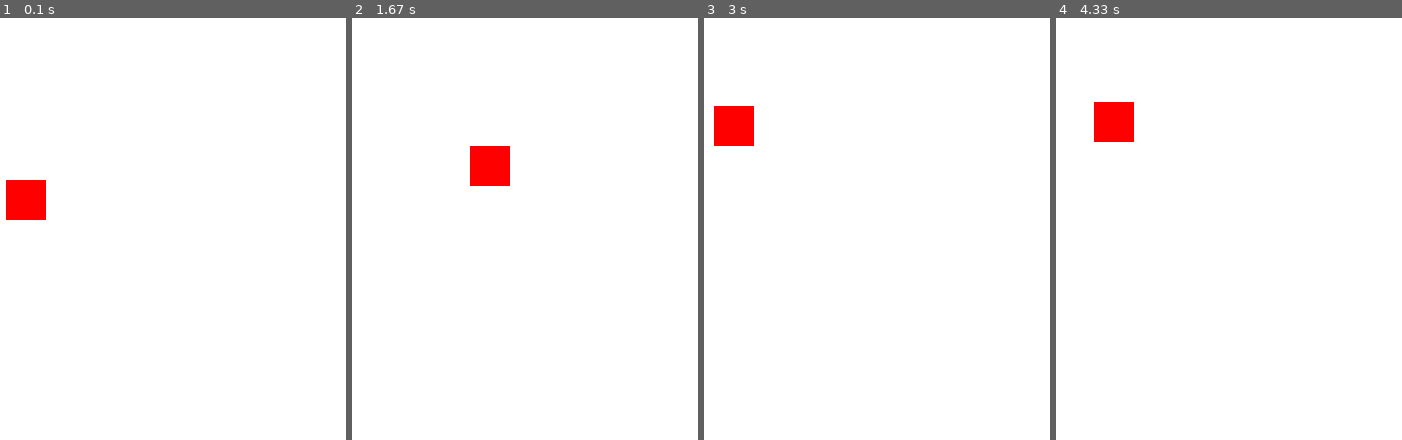
Above: before the commit, frames 1-4 (left to right).
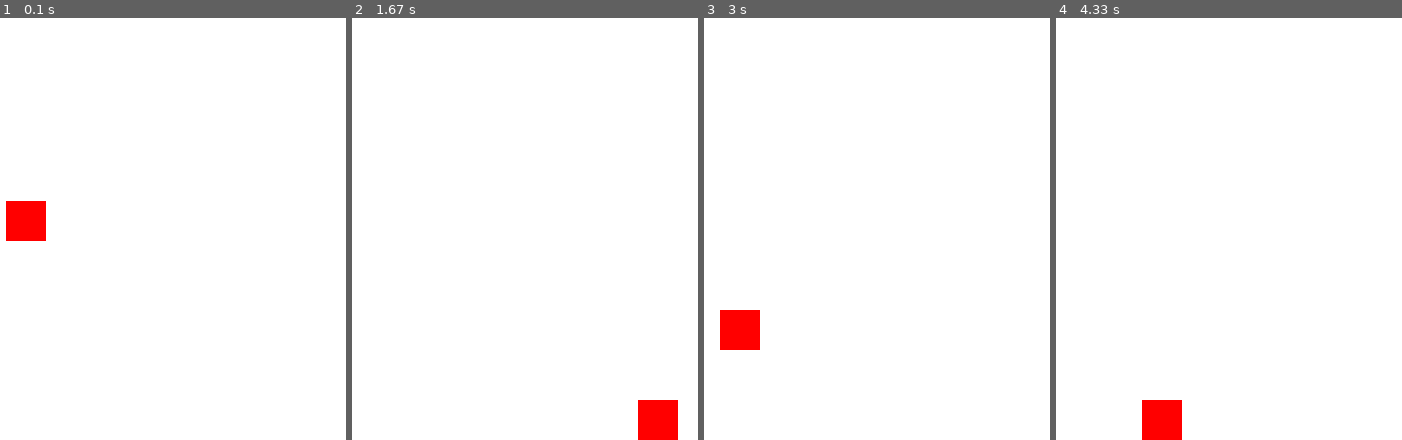
Above: after the commit, the same moments.

Repository: Teedu/Warehouse_Getaway
Game: pygame game, started from Pygame_basic.py
Two runs of this game, one before a commit and one after it. Both use one fixed random seed, a clock stepped at 60 frames per second and the inputs below.
Inputs:
- Up to frame 1 (0.1 s): no input
- Up to frame 2 (1.67 s): hold Right 0.33-0.8 s; hold Up 0.83-1.13 s; hold Right 1.17-1.63 s
- Up to frame 3 (3 s): hold Left 1.67-2.2 s; hold Left 2.23-2.63 s; hold Up from 2.67 s (still down)
- Up to frame 4 (4.33 s): release Up at 3.03 s; hold Right 3.07-3.7 s; hold Left 3.73-4.2 s; hold Right from 4.23 s (still down)

The runs differ from the first frame. In frame 1, 1.2% of the frame differs, in the area x 1-14%, y 38-53%; in frame 2, 2.2%, in the area x 34-95%, y 30-100%; in frame 3, 2.2%; in frame 4, 2.2%.

Commit message:
Update Pygame_basic.py

Diff:
--- a/Pygame_basic.py
+++ b/Pygame_basic.py
@@ -8,57 +8,59 @@
         self.x =sx/2
         self.y= sy/2
 
-    def draw(self): # joonistab tegelase
+    def draw(self):
         pygame.draw.rect(aken,[255,0,0],[ self.x-20, self.y-20, 40, 40],0)
 
-    def tp(self): # peatab aknast välja mineku
-        if self.x <20:
-            self.x = 20
-        if self.x >sx - 20:
-            self.x = sx-20
-        if self.y <20:
-            self.y = 20
-        if self.y >sy-20:
-            self.y = sy-20
+    def tp(self):
+        if self.x <0:
+            self.x = 640
+        if self.x >640:
+            self.x = 0
+        if self.y >460:
+            self.y = 460
 
-    def update(self,vx,vy): # liikutab tegelast
+    def update(self,vx,vy):
         self.x += vx
         self.y += vy
 
+
 pygame.init()
 
-aken = pygame.display.set_mode([sx,sy]) # teeb akna
+aken = pygame.display.set_mode([sx,sy])
 
-tüüp = Ruut() # teeb tegelase
-VX=0 # x telje kiirus
-VY=0 # y telje kiirus
-XL=2 # kui kiiresti liigub
+tüüp = Ruut()
+VX=0
+VY=0
+XL=5
+
+
+jump=True
+
 
 töötab=True
 
 while töötab:
+    if tüüp.y == 460:
+        jump=False
     for e in pygame.event.get():
-        if e.type == pygame.QUIT: # lülitub välja korralikult kui kinni pannakse
+        if e.type == pygame.QUIT:
             töötab = False
         elif e.type == pygame.KEYDOWN:
             if e.key == pygame.K_UP:
-                VY += -XL
-            if e.key == pygame.K_DOWN:
-                VY += XL
+                jump = True
+                VY = -15
             if e.key == pygame.K_LEFT:
                 VX += -XL
             if e.key == pygame.K_RIGHT:
                 VX += XL
         elif e.type == pygame.KEYUP:
-            if e.key == pygame.K_UP:
-                VY -= -XL
-            if e.key == pygame.K_DOWN:
-                VY -= XL
             if e.key == pygame.K_LEFT:
                 VX -= -XL
             if e.key == pygame.K_RIGHT:
                 VX -= XL
-
+    VY += 1
+    if jump != True:
+        VY=0
     tüüp.update(VX,VY)
     tüüp.tp()
     aken.fill([255,255,255])
